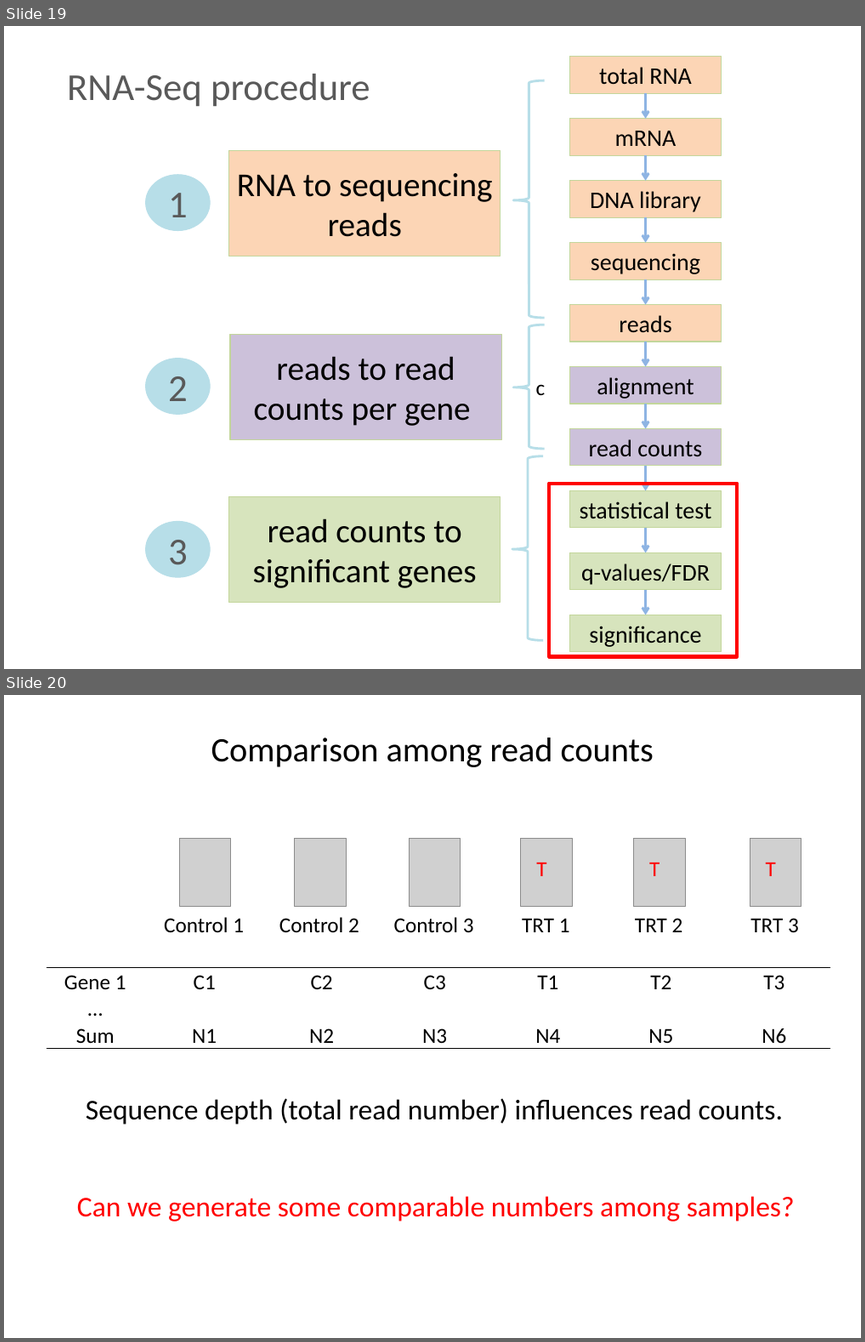
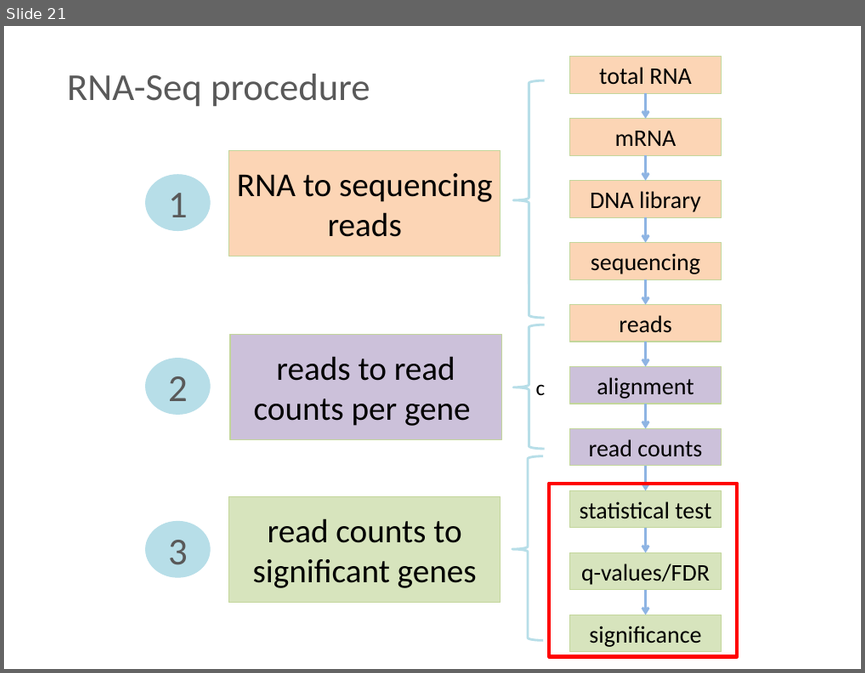
Before and after one commit to liu3zhenlab/teaching, a slide deck: PLPTH813Bioinformatis/2021/inclassProjects/lecture02_in-class-project/RNA-Seq/in-class.project_DE.pptx. Shown one above the other, each under a label of ours: slides 19 and 20 before the commit, slide 21 after it. The pictures are 865x1342 and 865x673 pixels, drawn with LibreOffice and Linux fonts; fonts in the diff are those of the drawing; grey boxes stand for pictures. Boxes give left, top, right and bottom in pixels: in the first picture for what was removed or moved away, otherwise in the second. Text is boxed around its words. In the diff, an @@ line names an element or a change of style, - is before the commit and + after.

```diff
--- a/PLPTH813Bioinformatis/2021/inclassProjects/lecture02_in-class-project/RNA-Seq/in-class.project_DE.pptx
+++ b/PLPTH813Bioinformatis/2021/inclassProjects/lecture02_in-class-project/RNA-Seq/in-class.project_DE.pptx
@@ slide 20 removed at (4, 695, 861, 1338), background #FFFFFF @@
@@ title removed at (211, 737, 653, 767) @@
-Comparison among read counts
@@ picture removed at (179, 838, 230, 907) @@
@@ picture removed at (295, 838, 346, 907) @@
@@ picture removed at (409, 838, 460, 907) @@
@@ picture removed at (521, 838, 572, 907) @@
@@ picture removed at (634, 838, 685, 907) @@
@@ picture removed at (749, 838, 800, 907) @@
@@ text removed at (536, 862, 546, 876) @@
-T
@@ text removed at (649, 862, 659, 876) @@
-T
@@ text removed at (766, 862, 776, 876) @@
-T
@@ text removed at (164, 917, 244, 932) @@
-Control 1
@@ text removed at (279, 917, 359, 932) @@
-Control 2
@@ text removed at (394, 917, 474, 932) @@
-Control 3
@@ text removed at (522, 918, 570, 932) @@
-TRT 1
@@ text removed at (635, 918, 683, 932) @@
-TRT 2
@@ text removed at (750, 918, 799, 932) @@
-TRT 3
@@ table removed at (46, 968, 831, 1052), 3 rows, 7 columns @@
-Gene 1 | C1 | C2 | C3 | T1 | T2 | T3
-… |  |  |  |  |  | 
-Sum | N1 | N2 | N3 | N4 | N5 | N6
@@ text removed at (86, 1098, 783, 1124) @@
-Sequence depth (total read number) influences read counts.
@@ text removed at (77, 1196, 794, 1221) @@
-Can we generate some comparable numbers among samples?
@@ what was slide 19 is now slide 21 @@
```
Also in this commit, not shown: 15 slides changed, 4 slides added, 1 other slide removed, 19 other files.
